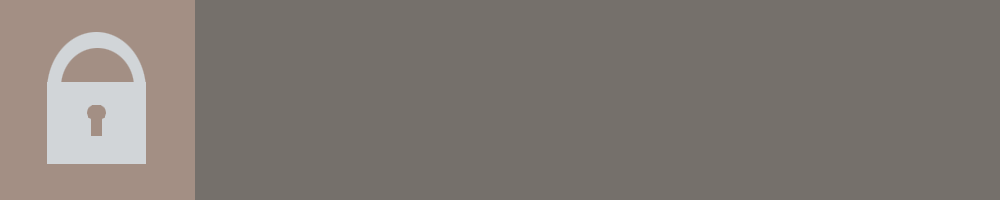
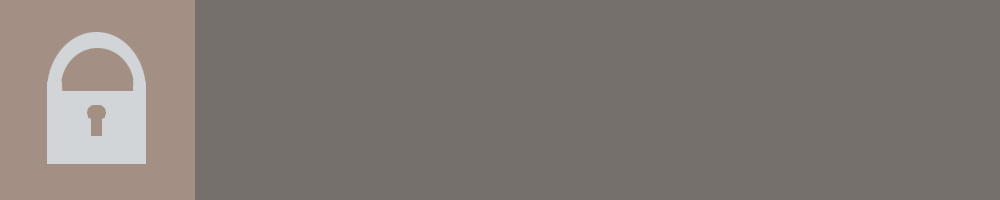
Layers edited between the first and the second 1000 x 200 image:
painted on "Layer 7" over [61, 79, 134, 91]
